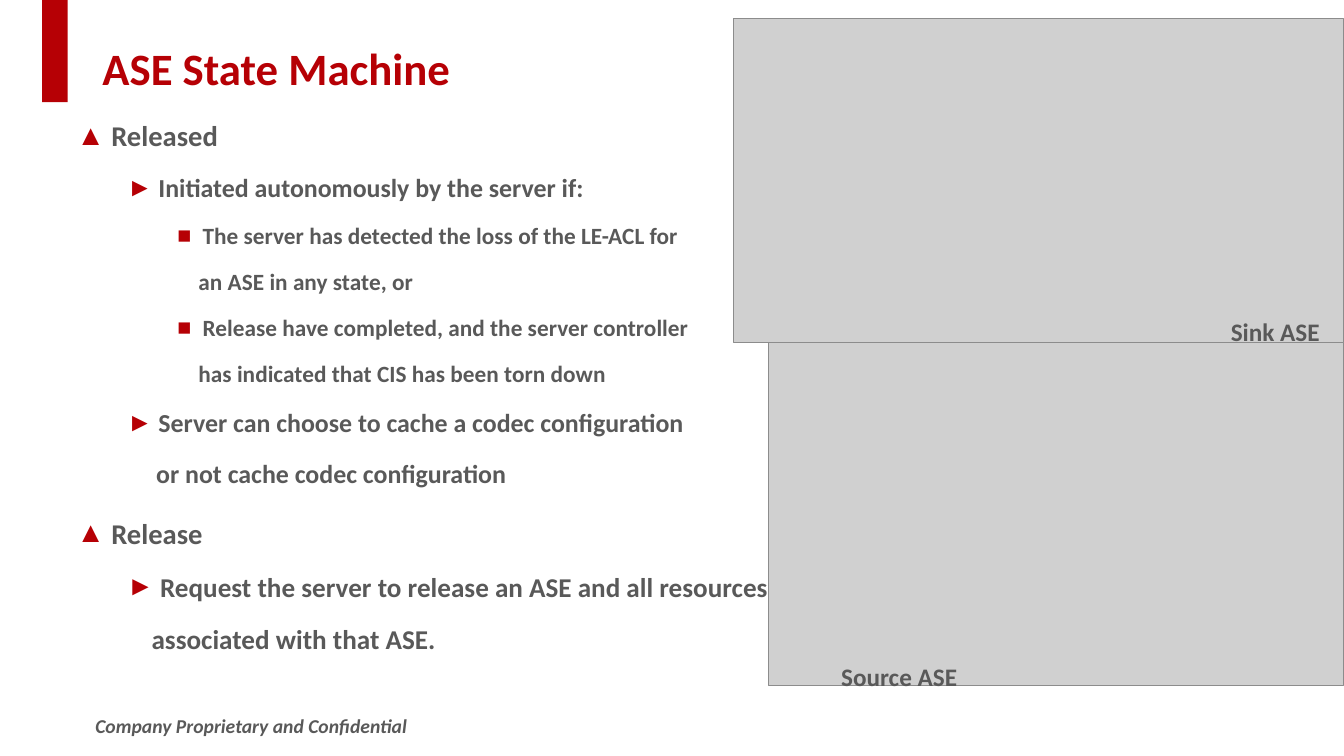
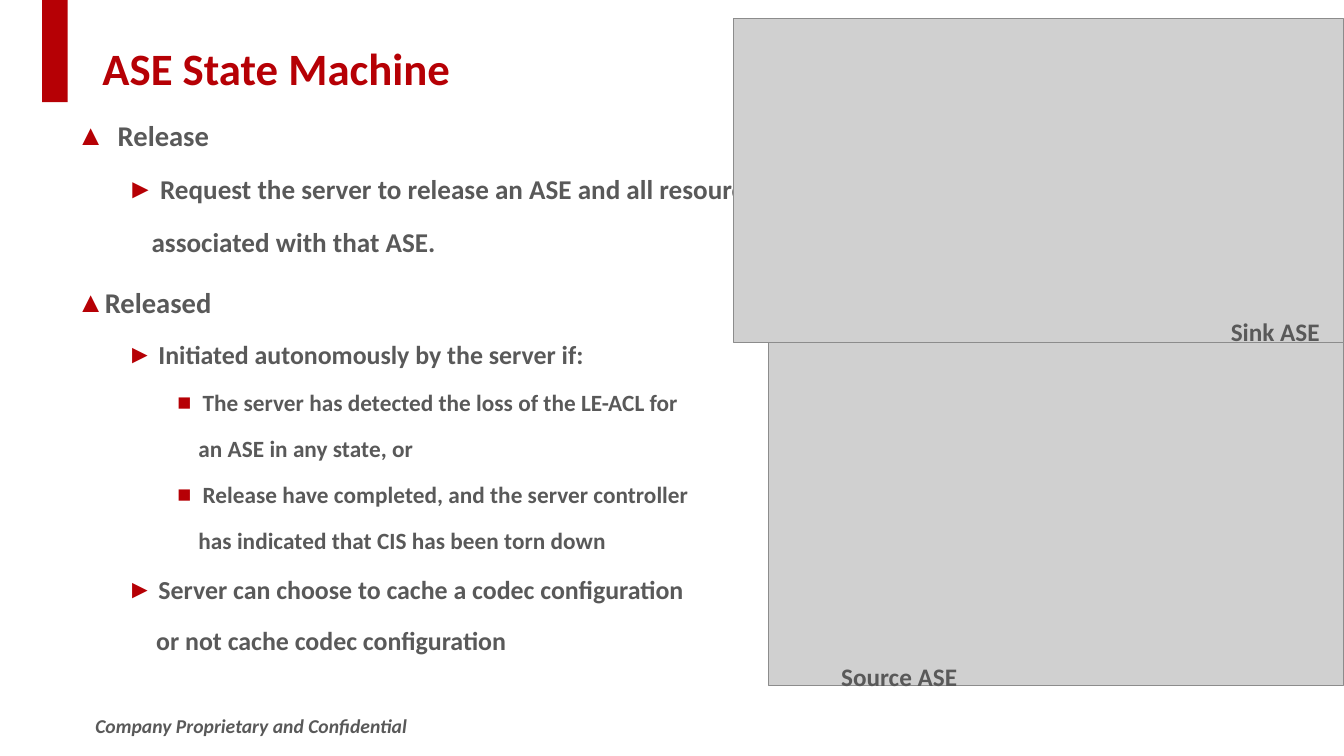
Before and after one commit to SWJTUjch/obsidian, a slide deck: slide 14 of Bluetooth/LE Audio/ASCS/LE_Audio_ASCS_sharing.pptx. Drawn at 1344x756 pixels with LibreOffice and Linux fonts; fonts in the diff are those of the drawing; grey boxes stand for pictures; background and template pictures are left out. Boxes give left, top, right and bottom in pixels: in the first picture for what was removed or moved away, otherwise in the second. Text is boxed around its words. In the diff, an @@ line names an element or a change of style, - is before the commit and + after.

```diff
--- a/Bluetooth/LE Audio/ASCS/LE_Audio_ASCS_sharing.pptx
+++ b/Bluetooth/LE Audio/ASCS/LE_Audio_ASCS_sharing.pptx
@@ text at box(118, 126, 767, 252): paragraphs added @@
+▲ Release
+  ► Request the server to release an ASE and all resources
+  associated with that ASE.
@@ text at box(111, 524, 767, 649): paragraphs removed @@
-▲ Release
-  ► Request the server to release an ASE and all resources
-  associated with that ASE.
```
Also in this commit, not shown: 6 other slides changed.
